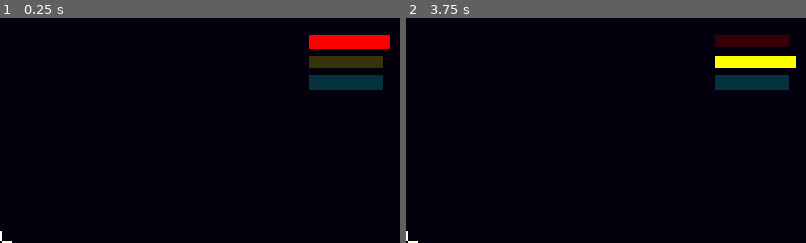
Above: before the commit, frames 1-2 (left to right).
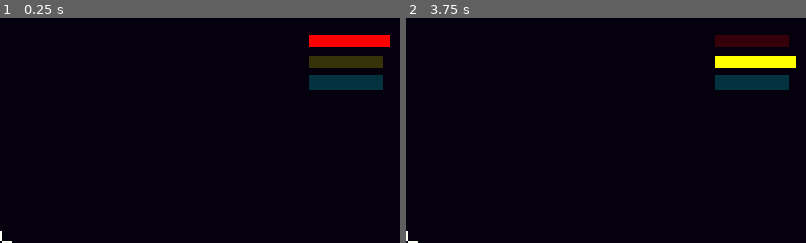
Above: after the commit, the same moments.

Repository: CobraScript/space-platformer
Game: Godot game, scene res://scenes/main.tscn
The game is run twice, just before and just after one commit, with the same random seed, the same clock (stepped at 60 frames per second) and the same inputs.
Inputs (mouse positions are % of the whole screen's width and height, from its top left):
- Up to frame 1 (0.25 s): no input
- Up to frame 2 (3.75 s): tap Enter at 0.5, 2, 3.5 s; move the mouse to (55, 50) at 0.52 s; press the mouse at (55, 50) at 0.53 s; right-click (55, 50) at 0.8 s; tap Space at 1.25, 2.75 s; move the mouse to (45, 50) at 1.27 s; release the mouse at (45, 50) at 1.28 s; right-click (45, 50) at 1.35 s; click (45, 50) at 1.55 s; move the mouse to (52, 48) at 2.02 s; press the mouse at (52, 48) at 2.03 s; right-click (52, 48) at 2.3 s; move the mouse to (49, 52) at 2.77 s; release the mouse at (49, 52) at 2.78 s; right-click (49, 52) at 2.85 s; click (49, 52) at 3.05 s; move the mouse to (57, 51) at 3.52 s; hold Mouse wheel down (throw_speed_down) from 3.53 s (still down)
The pictures show only the part of the screen within x 50-100%, y 0-50%; the shares and areas given below are measured in that part.

The runs differ from the first frame. In frame 1, 0.2% of the frame differs, in the area x 77-98%, y 12-14%; in frame 2, nothing differs.

Commit message:
Made player stop when colliding with debris, minor refactors

Diff:
--- a/scenes/debris.tscn
+++ b/scenes/debris.tscn
@@ -2,6 +2,10 @@
 
 [ext_resource type="Script" uid="uid://becou7f6gfkxg" path="res://scripts/debris.gd" id="1_s4vdx"]
 [ext_resource type="PackedScene" uid="uid://lsbr4mmj7vbo" path="res://assets/art/debris[placeholder].glb" id="1_wkiee"]
+
+[sub_resource type="PhysicsMaterial" id="PhysicsMaterial_s4vdx"]
+friction = 0.53
+bounce = 0.44
 
 [sub_resource type="SphereShape3D" id="SphereShape3D_f3t10"]
 radius = 0.27750748
@@ -10,6 +14,7 @@
 collision_layer = 2
 collision_mask = 3
 mass = 40.0
+physics_material_override = SubResource("PhysicsMaterial_s4vdx")
 freeze = true
 script = ExtResource("1_s4vdx")
 
--- a/scenes/main.tscn
+++ b/scenes/main.tscn
@@ -5,15 +5,9 @@
 [ext_resource type="PackedScene" uid="uid://bcp8d3vsp6rnd" path="res://scenes/player.tscn" id="2_sugp2"]
 [ext_resource type="PackedScene" uid="uid://0ysaefpfdvx8" path="res://scenes/ui.tscn" id="3_sugp2"]
 
-[sub_resource type="PanoramaSkyMaterial" id="PanoramaSkyMaterial_sugp2"]
-
-[sub_resource type="Sky" id="Sky_0wfyh"]
-sky_material = SubResource("PanoramaSkyMaterial_sugp2")
-
 [sub_resource type="Environment" id="Environment_c6smh"]
 background_mode = 1
 background_color = Color(0.015686275, 0, 0.05490196, 1)
-sky = SubResource("Sky_0wfyh")
 ambient_light_source = 2
 ambient_light_color = Color(0.11327698, 0.11327698, 0.11327698, 1)
 
--- a/scenes/player.tscn
+++ b/scenes/player.tscn
@@ -14,9 +14,9 @@
 [node name="Player" type="CharacterBody3D" unique_id=1179191490]
 collision_mask = 3
 motion_mode = 1
+wall_min_slide_angle = 3.1415927
 script = ExtResource("1_3vyb7")
 sensitivity = 0.004
-debris_hold_offset = Vector3(0, 0, -1)
 mass = 60.0
 debris_throw_impulses = Array[float]([400.0, 240.0, 150.0])
 push_curve = SubResource("Curve_g2els")
@@ -24,6 +24,9 @@
 [node name="CollisionShape3D" type="CollisionShape3D" parent="." unique_id=354367750]
 transform = Transform3D(1, 0, 0, 0, -4.371139e-08, 1, 0, -1, -4.371139e-08, 0, 0, 0)
 shape = SubResource("CapsuleShape3D_c6smh")
+
+[node name="DebrisHoldPos" type="Marker3D" parent="." unique_id=1271687408]
+transform = Transform3D(1, 0, 0, 0, 1, 0, 0, 0, 1, 0, 0, -1)
 
 [node name="Camera3D" type="Camera3D" parent="." unique_id=1179039317]
 transform = Transform3D(1, 0, 0, 0, 1, 0, 0, 0, 1, 0, 0, -0.5)
--- a/scripts/player.gd
+++ b/scripts/player.gd
@@ -2,12 +2,12 @@
 
 
 @export var sensitivity: float
-@export var debris_hold_offset: Vector3
 @export var mass: float
 @export var debris_throw_impulses: Array[float]
 @export var push_curve: Curve
 
 @onready var ray: RayCast3D = $Camera3D/RayCast3D
+@onready var debris_hold_pos: Marker3D = $DebrisHoldPos
 @onready var back_cam: Camera3D = $SubViewport/BackCamera
 @onready var back_cam_subviewport: SubViewport = $SubViewport
 
@@ -42,13 +42,13 @@
 			rotation.x = clampf(rotation.x - event.relative.y * sensitivity,
 								-PI / 2, PI / 2)
 			if debris:
-				position = debris.position - basis * debris_hold_offset
+				position = debris.position - basis * debris_hold_pos.position
 
 		# Grabbing debris
 		if event.is_action_pressed("grab_debris") and not debris \
 				and ray.is_colliding():
 			debris = ray.get_collider()
-			var offset: Vector3 = basis * debris_hold_offset
+			var offset: Vector3 = basis * debris_hold_pos.position
 			position = debris.position - offset
 			velocity = Vector3.ZERO
 			var grab_tween: Tween = create_tween()
@@ -66,8 +66,8 @@
 			velocity = impulse / mass * -dir
 			debris = null
 			var grab_tween: Tween = create_tween()
-			grab_tween.tween_property($Arms, "position:z", 1, 0.5).set_custom_interpolator(push_curve.sample_baked)
-
+			grab_tween.tween_property($Arms, "position:z", 1, 0.5) \
+				.set_custom_interpolator(push_curve.sample_baked)
 
 		# Throw speed
 		if event.is_action_pressed("throw_speed_up"):
--- a/scripts/ui.gd
+++ b/scripts/ui.gd
@@ -10,7 +10,7 @@
 	for child in throw_speed_panel.get_children():
 		child.modulate.a = 0.2
 	throw_speed_panel.get_child(throw_speed_index).modulate.a = 1
-	throw_speed_panel.get_child(throw_speed_index).scale = Vector2(1.1, 1.1)
+	throw_speed_panel.get_child(throw_speed_index).scale.x = 1.1
 
 func _input(event: InputEvent) -> void:
 	var prev_index: int = throw_speed_index
@@ -20,9 +20,9 @@
 		throw_speed_index += 1
 	if throw_speed_index != prev_index:
 		throw_speed_panel.get_child(prev_index).modulate.a = 0.2
-		throw_speed_panel.get_child(prev_index).scale = Vector2(1, 1)
+		throw_speed_panel.get_child(prev_index).scale.x = 1
 		throw_speed_panel.get_child(throw_speed_index).modulate.a = 1
-		throw_speed_panel.get_child(throw_speed_index).scale = Vector2(1.1, 1.1)
+		throw_speed_panel.get_child(throw_speed_index).scale.x = 1.1
 
 func set_back_camera_texture(texture: ViewportTexture) -> void:
 	$BackCameraDisplay/TextureRect.texture = texture
